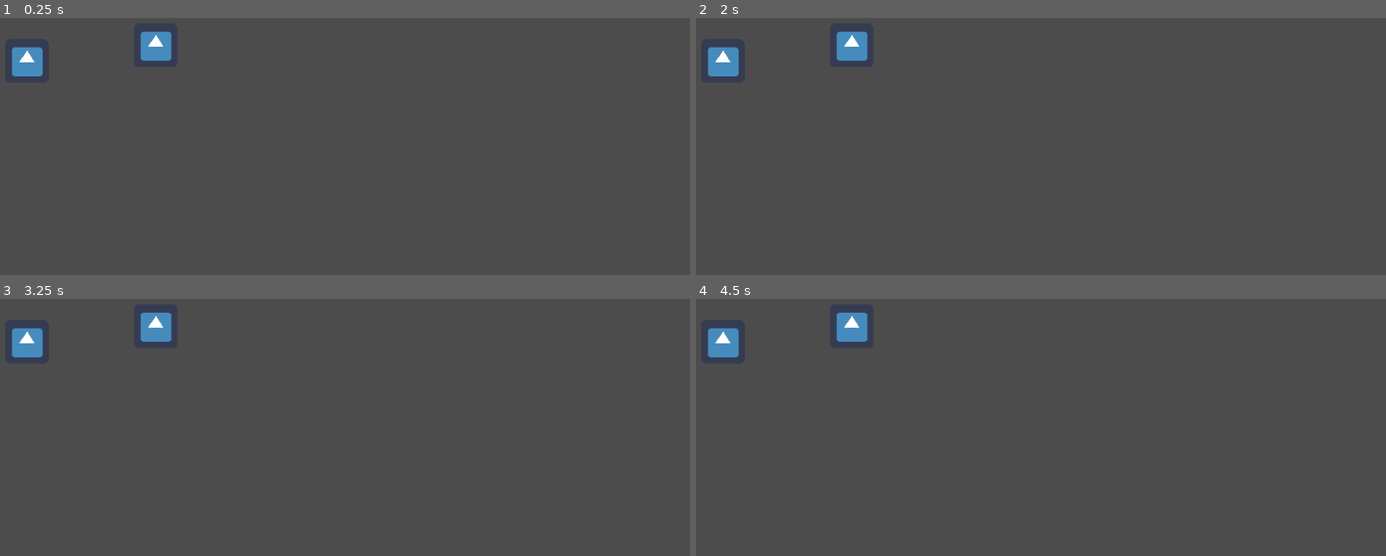
Above: before the commit, frames 1-4 (two rows, left to right).
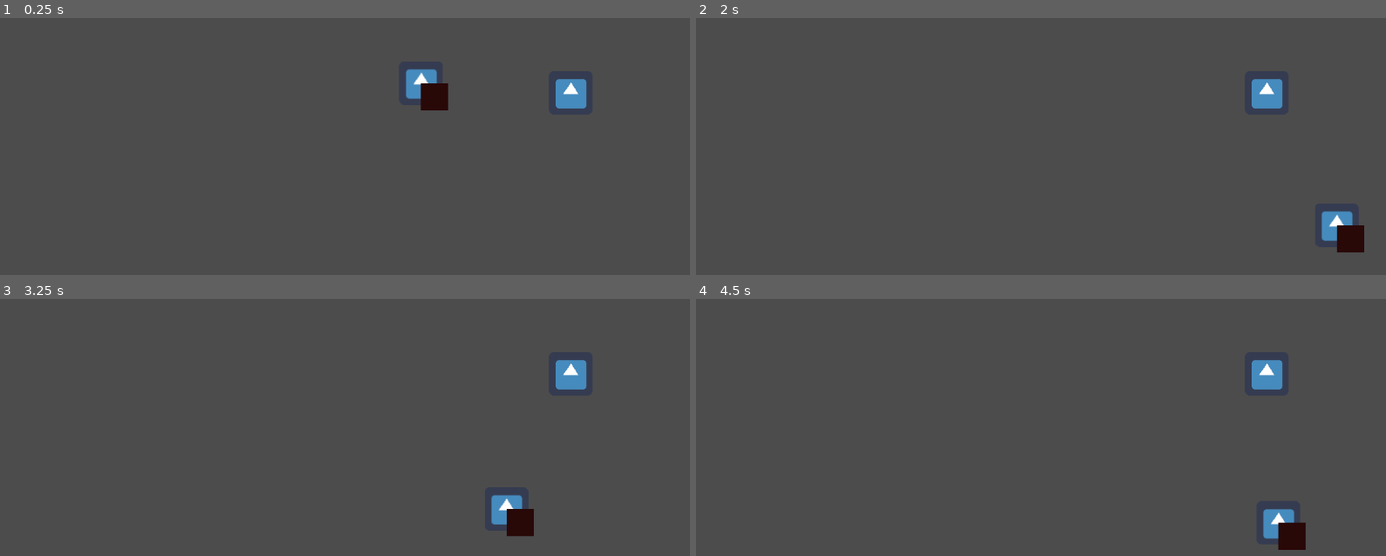
Above: after the commit, the same moments.

Repository: GalGR/GGJ-2024
Game: Godot game, scene res://PlayScene.tscn
Two runs of this game, one before a commit and one after it. Both use one fixed random seed, a clock stepped at 60 frames per second and the inputs below. The engine's default icon, where the game draws it, is replaced by a stand-in: a white triangle on a blue panel in a dark square.
Inputs:
- Up to frame 1 (0.25 s): no input
- Up to frame 2 (2 s): hold A (right, bound only after the commit) 0.53-1.28 s; tap Enter at 1.25 s; hold D (left, bound only after the commit) from 1.28 s (still down)
- Up to frame 3 (3.25 s): release D (left, bound only after the commit) at 2.03 s; hold A (right, bound only after the commit) from 2.03 s (still down)
- Up to frame 4 (4.5 s): release A (right, bound only after the commit) at 3.53 s; hold D (left, bound only after the commit) from 3.53 s (still down)

The runs differ from the first frame. In frame 1, 2.3% of the frame differs, in the area x 1-86%, y 5-36%; in frame 2, 2.4%; in frame 3, 2.3%; in frame 4, 2.4%, in the area x 1-89%, y 5-98%.

Commit message:
Idk bro some physics dude.

Diff:
--- /dev/null
+++ b/Game/Ball.gd
@@ -0,0 +1,51 @@
+extends Position2D
+
+export (NodePath) var pivot_node:NodePath				 				#point the pendulum rotates around
+var pivot_point
+var start_position: = Vector2() 		#pendulum itself
+var arm_length:float
+var angle											#Get angle between position + add godot angle offset
+
+export (float) var gravity = 0.4 * 60
+export (float) var damping = 0.995 							#Arbitrary dampening force
+
+var angular_velocity = 0.0
+var angular_acceleration = 0.0
+
+func _ready()->void:
+	set_start_position(global_position)
+
+func set_start_position(start_pos:Vector2):
+	#get_node("Sprite").modulate = 2;
+	start_position = start_pos
+	pivot_point = (get_node(pivot_node) as Node2D).position
+	arm_length = Vector2.ZERO.distance_to(start_position-pivot_point)
+	angle = -Vector2.DOWN.angle_to(start_position - pivot_point)
+	angular_velocity = 0.0
+	angular_acceleration = 0.0
+
+func process_velocity(delta:float)->void:
+	angular_acceleration = ((-gravity*delta) / arm_length) *sin(angle)	#Calculate acceleration (see: http://www.myphysicslab.com/pendulum1.html)
+	angular_velocity += angular_acceleration				#Increment velocity
+	angular_velocity *= damping								#Arbitrary damping
+	angle += angular_velocity								#Increment angle
+
+	start_position = pivot_point + Vector2(arm_length*sin(angle), arm_length*cos(angle))
+	position = start_position
+
+func add_angular_velocity(force:float)->void:
+	angular_velocity += force
+
+func _physics_process(delta)->void:
+	game_input()											#example of in game swing kick
+
+	process_velocity(delta)
+	update()												#draw
+
+func game_input()->void:
+	var dir:float = 0
+	if Input.is_action_just_pressed("right"):
+		dir += 1
+	elif Input.is_action_just_pressed("left"):
+		dir -= 1
+	add_angular_velocity(dir * 0.02) 						#give a kick to the swing
--- a/Game/PlayScene.tscn
+++ b/Game/PlayScene.tscn
@@ -1,15 +1,27 @@
-[gd_scene load_steps=2 format=2]
+[gd_scene load_steps=3 format=2]
 
 [ext_resource path="res://icon.png" type="Texture" id=1]
+[ext_resource path="res://Ball.gd" type="Script" id=2]
 
 [node name="Node2D" type="Node2D"]
 
-[node name="Ball1" type="Sprite" parent="."]
-position = Vector2( 51, 90 )
+[node name="Thread" type="Line2D" parent="."]
+
+[node name="Ball1" type="Position2D" parent="."]
+position = Vector2( 637, 78 )
+script = ExtResource( 2 )
+pivot_node = NodePath("../Ball2")
+
+[node name="Sprite" type="Sprite" parent="Ball1"]
 texture = ExtResource( 1 )
 
-[node name="Ball2" type="Sprite" parent="."]
-position = Vector2( 240, 67 )
+[node name="ColorRect" type="ColorRect" parent="Ball1"]
+margin_right = 40.0
+margin_bottom = 40.0
+color = Color( 0.164706, 0.0352941, 0.0352941, 1 )
+
+[node name="Ball2" type="Position2D" parent="."]
+position = Vector2( 849, 137 )
+
+[node name="Sprite" type="Sprite" parent="Ball2"]
 texture = ExtResource( 1 )
-
-[node name="Thread" type="Line2D" parent="."]
--- a/Game/project.godot
+++ b/Game/project.godot
@@ -18,6 +18,19 @@
 
 common/drop_mouse_on_gui_input_disabled=true
 
+[input]
+
+right={
+"deadzone": 0.5,
+"events": [ Object(InputEventKey,"resource_local_to_scene":false,"resource_name":"","device":0,"alt":false,"shift":false,"control":false,"meta":false,"command":false,"pressed":false,"scancode":0,"physical_scancode":65,"unicode":0,"echo":false,"script":null)
+ ]
+}
+left={
+"deadzone": 0.5,
+"events": [ Object(InputEventKey,"resource_local_to_scene":false,"resource_name":"","device":0,"alt":false,"shift":false,"control":false,"meta":false,"command":false,"pressed":false,"scancode":0,"physical_scancode":68,"unicode":0,"echo":false,"script":null)
+ ]
+}
+
 [mono]
 
 project/assembly_name="GGJ24"
